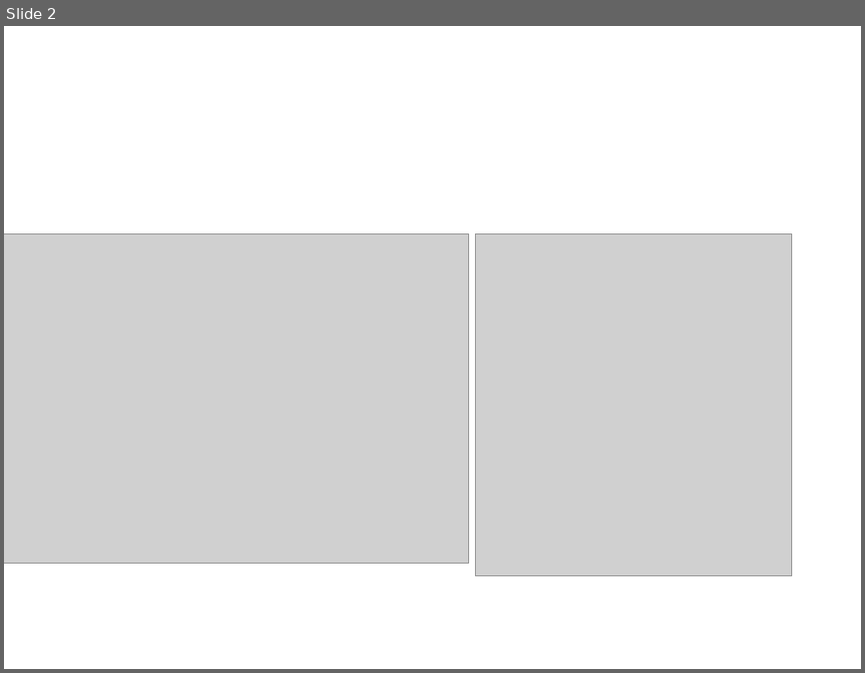
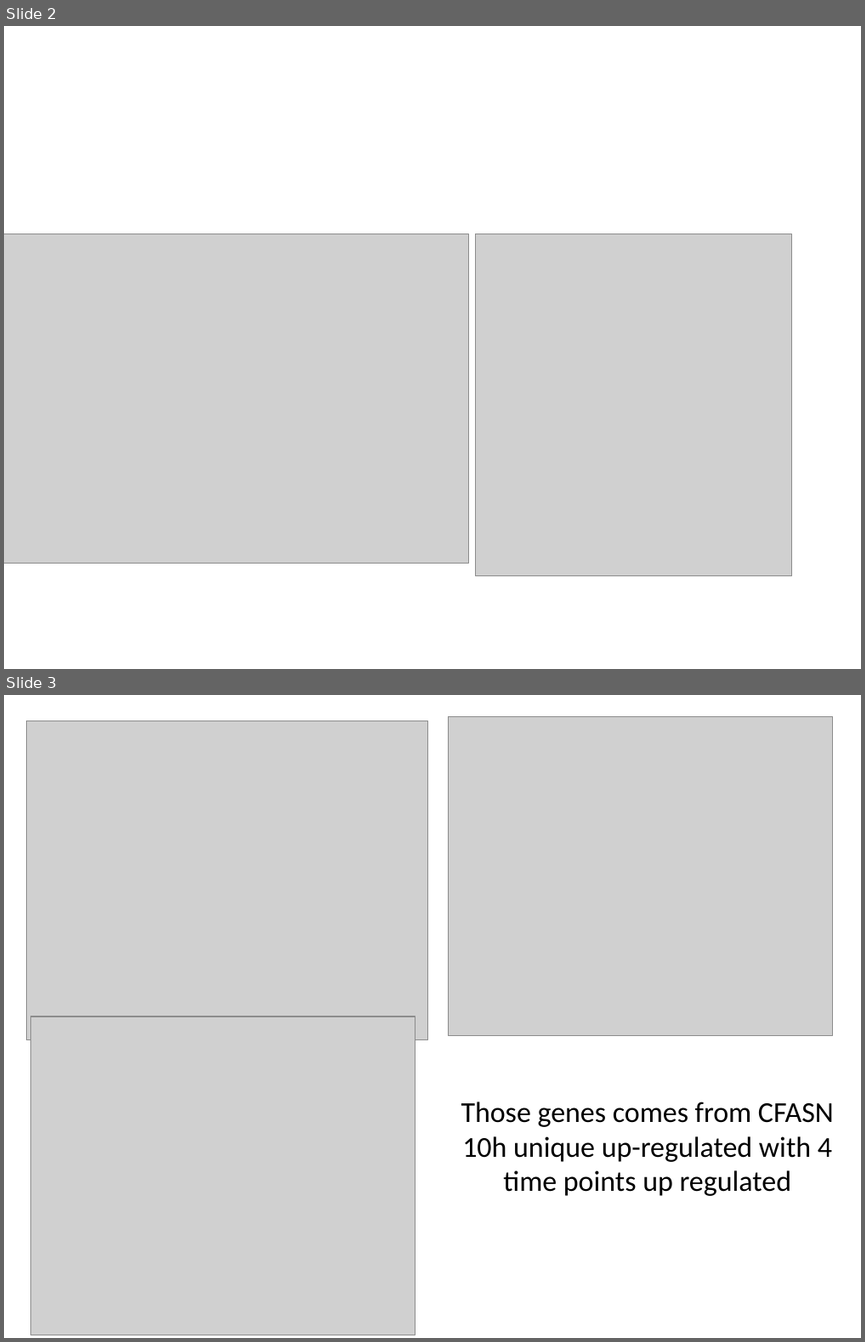
Before and after one commit to FDUguchunhui/differential-expression-analysis, a slide deck: presentation/pptD3C8.pptm. Shown one above the other, each under a label of ours: slide 2 before the commit, slides 2 and 3 after it. The pictures are 865x673 and 865x1342 pixels, drawn with LibreOffice and Linux fonts; fonts in the diff are those of the drawing; grey boxes stand for pictures. Boxes give left, top, right and bottom in pixels: in the first picture for what was removed or moved away, otherwise in the second. Text is boxed around its words. In the diff, an @@ line names an element or a change of style, - is before the commit and + after.

Commit message:
new bubble plot for 5-points intersection

```diff
--- a/presentation/pptD3C8.pptm
+++ b/presentation/pptD3C8.pptm
@@ slide 3 added at <box>4,695,861,1338</box>, background #FFFFFF @@
@@ picture added at <box>449,716,833,1035</box> @@
@@ picture added at <box>26,721,428,1039</box> @@
@@ picture added at <box>30,1016,415,1335</box> @@
@@ title added at <box>461,1101,834,1196</box>, 24.3 pt, text #000000 @@
+Those genes comes from CFASN 10h unique up-regulated with 4 time points up regulated
```
Also in this commit, not shown: 6 other files.
